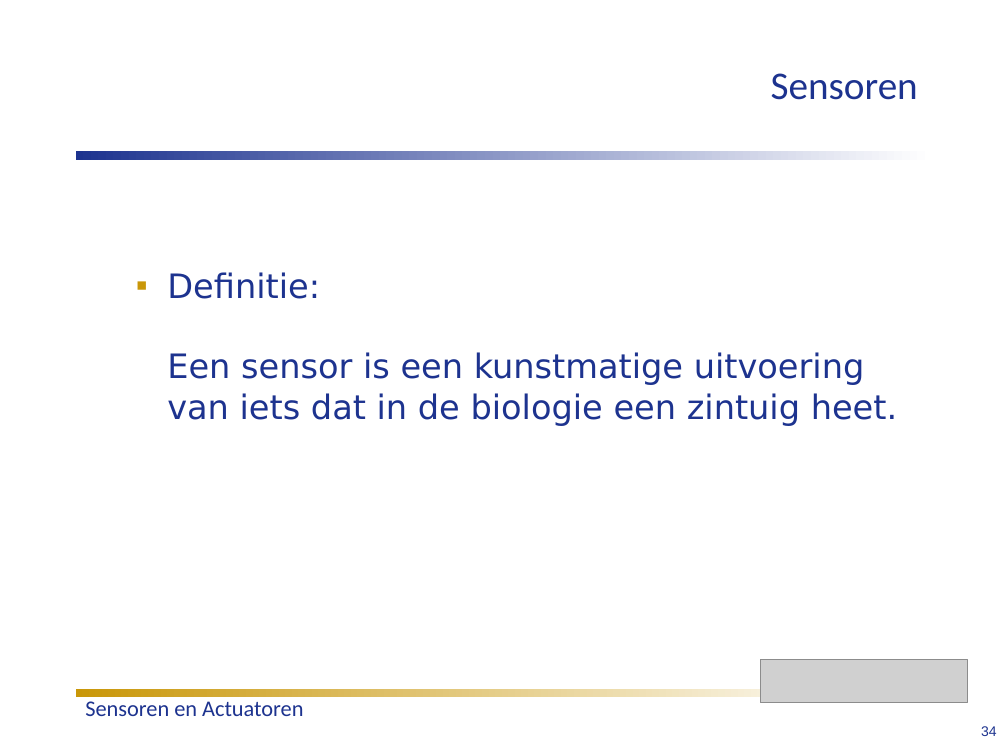
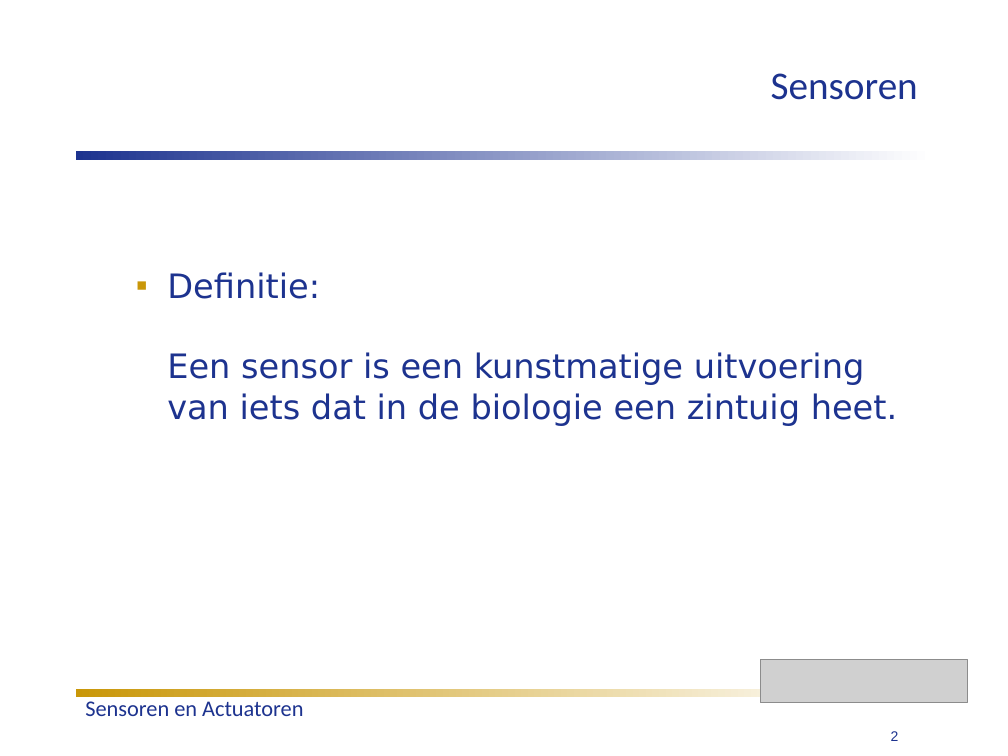
Before and after one commit to humiq/Greendevelopment, a slide deck: slide 2 of trunk/documents/Colleges/ISIROB College 3.ppt. Drawn at 1008x756 pixels with LibreOffice and Linux fonts; fonts in the diff are those of the drawing; grey boxes stand for pictures. Boxes give left, top, right and bottom in pixels: in the first picture for what was removed or moved away, otherwise in the second. Text is boxed around its words. In the diff, an @@ line names an element or a change of style, - is before the commit and + after.

```diff
--- a/trunk/documents/Colleges/ISIROB College 3.ppt
+++ b/trunk/documents/Colleges/ISIROB College 3.ppt
@@ page number added at [891,731,899,741], 10 pt, text #1D338F @@
+2
@@ text removed at [981,726,997,736] @@
-34
```
Also in this commit, not shown: 2 other slides changed, 1 slide added, 1 other file.
